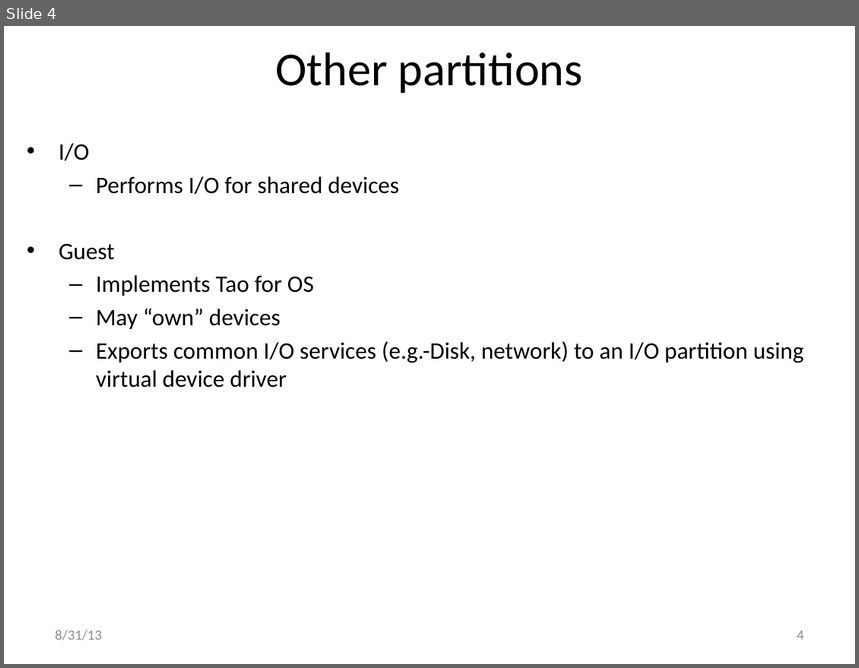
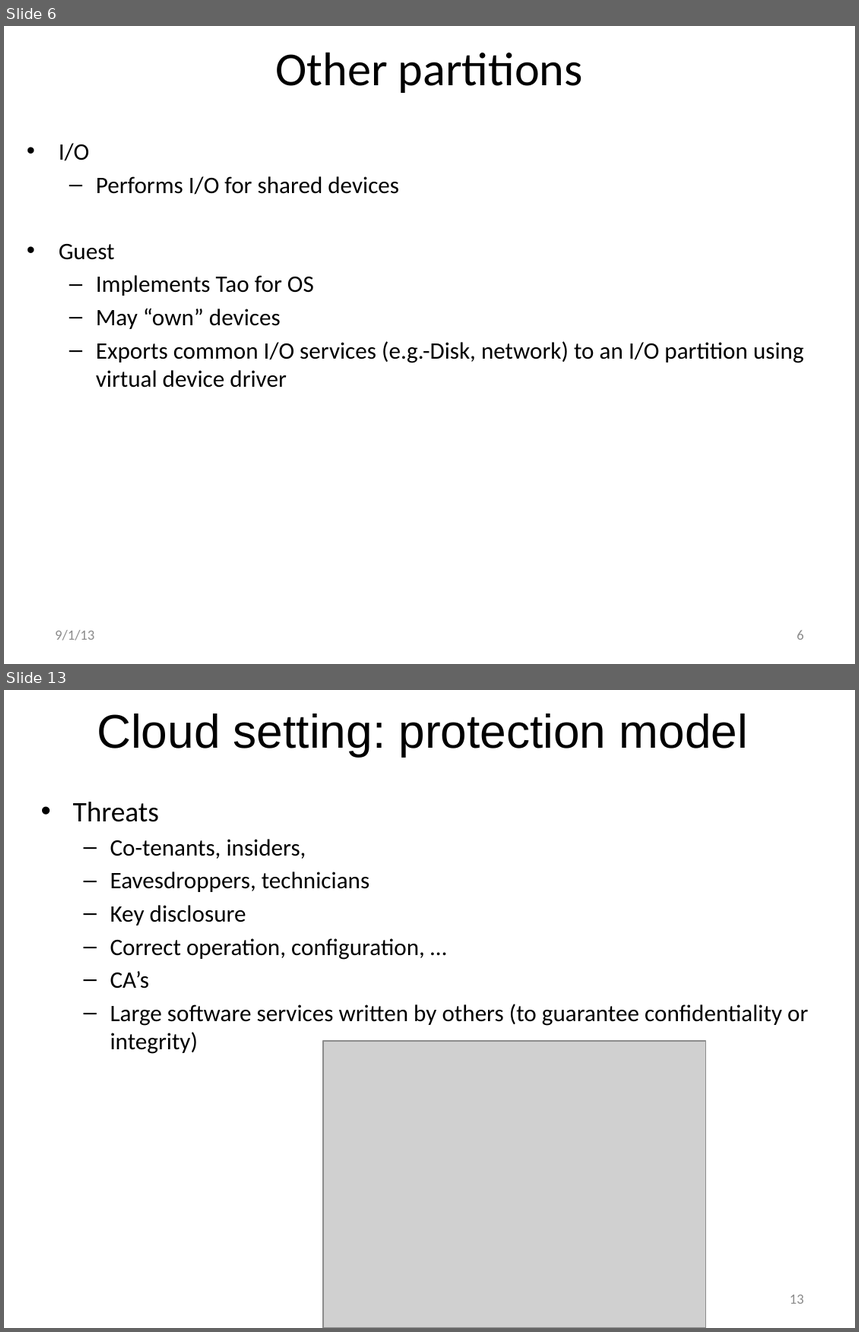
Before and after one commit to jlmucb/cloudproxy, a slide deck: Doc/Hypervisor.pptx. Shown one above the other, each under a label of ours: slide 4 before the commit, slides 6 and 13 after it; the slides between them are not shown. The pictures are 859x668 and 859x1332 pixels, drawn with LibreOffice and Linux fonts; fonts in the diff are those of the drawing; grey boxes stand for pictures. Boxes give left, top, right and bottom in pixels: in the first picture for what was removed or moved away, otherwise in the second. Text is boxed around its words. In the diff, an @@ line names an element or a change of style, - is before the commit and + after.

```diff
--- a/Doc/Hypervisor.pptx
+++ b/Doc/Hypervisor.pptx
@@ slide 13 added at (4, 690, 855, 1328), background #FFFFFF @@
@@ title added at (97, 714, 748, 756), 40 pt, text #000000 @@
+Cloud setting: protection model
@@ text added at (73, 802, 808, 1054), 20 pt, text #000000 @@
+• Threats
+  – Co-tenants, insiders,
+  – Eavesdroppers, technicians
+  – Key disclosure
+  – Correct operation, configuration, …
+  – CA’s
+  – Large software services written by others (to guarantee confidentiality or integrity)
@@ picture added at (323, 1040, 706, 1328) @@
@@ page number added at (790, 1295, 804, 1304), 12 pt, text #8C8C8C @@
+13
@@ what was slide 4 is now slide 6 @@
@@ slide 6 changed as well @@
@@ text at (55, 630, 94, 641): text changed @@
-8/31/13
+9/1/13
@@ page number at (797, 630, 804, 640): text changed @@
-4
+6
```
Also in this commit, not shown: 3 other slides changed, 9 other slides added, 4 other files.
